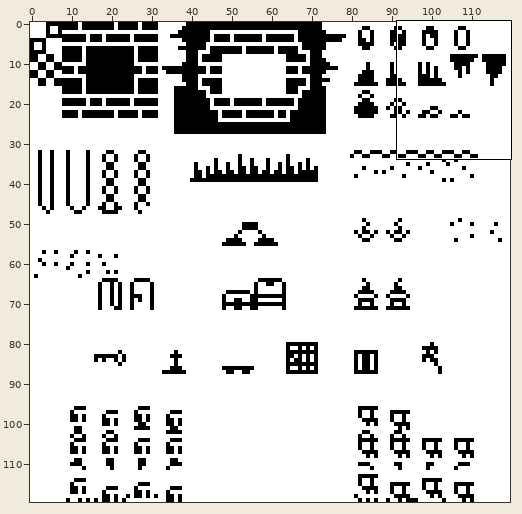
Two versions of one sprite sheet, assets/images/dungeon-inv-table-8-8.png. Above, an overview of the earlier version with the close-up marked.
Close-up. Before:
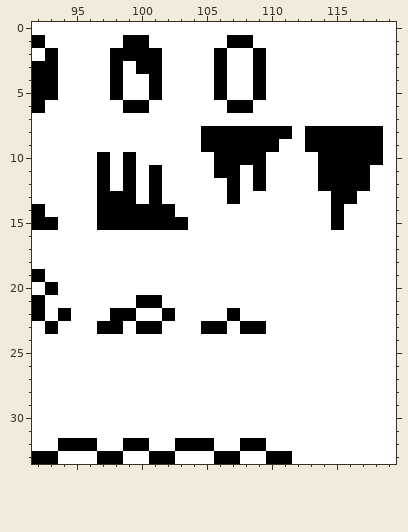
The file is 120x120 pixels. Shown: x 92..119, y 0..33.
And afterwards:
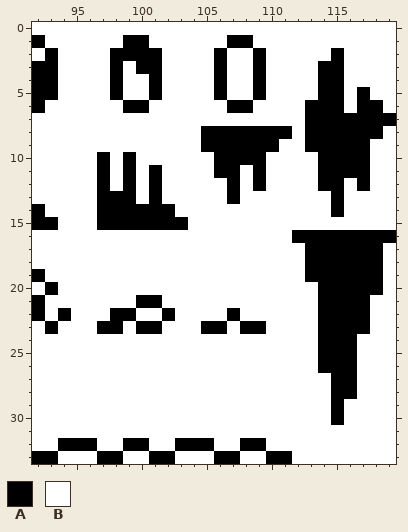
Palette (. is transparent): A #000000  B #ffffff
Diff:
y 2: x 115 B -> A
y 3..4: x 114..115 BB -> AA
y 5: x 114..115 BB -> AA; x 117 B -> A
y 6: x 113..115 BBB -> AAA; x 117..118 BB -> AA
y 7: x 113..119 BBBBBBB -> AAAAAAA
y 9..10: x 118 A -> B
y 12..13: x 116 A -> B
y 15: x 115 A -> B
y 16: x 112..119 BBBBBBBB -> AAAAAAAA
y 17..19: x 113..118 BBBBBB -> AAAAAA
y 20: x 114..118 BBBBB -> AAAAA
y 21..23: x 114..117 BBBB -> AAAA
y 24..26: x 114..116 BBB -> AAA
y 27..28: x 115..116 BB -> AA
y 29..30: x 115 B -> A
Where, in picture pixels (left, top, right, bottom), the same in both close-ups:
changed: (292, 48, 396, 425)
